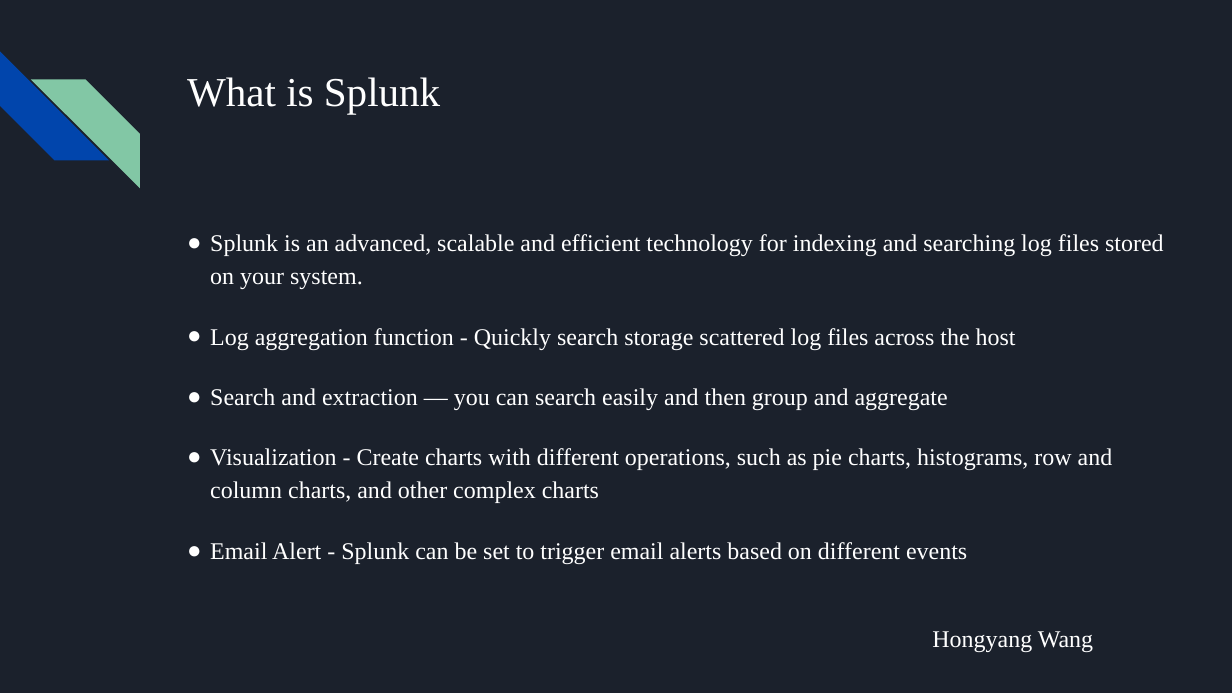
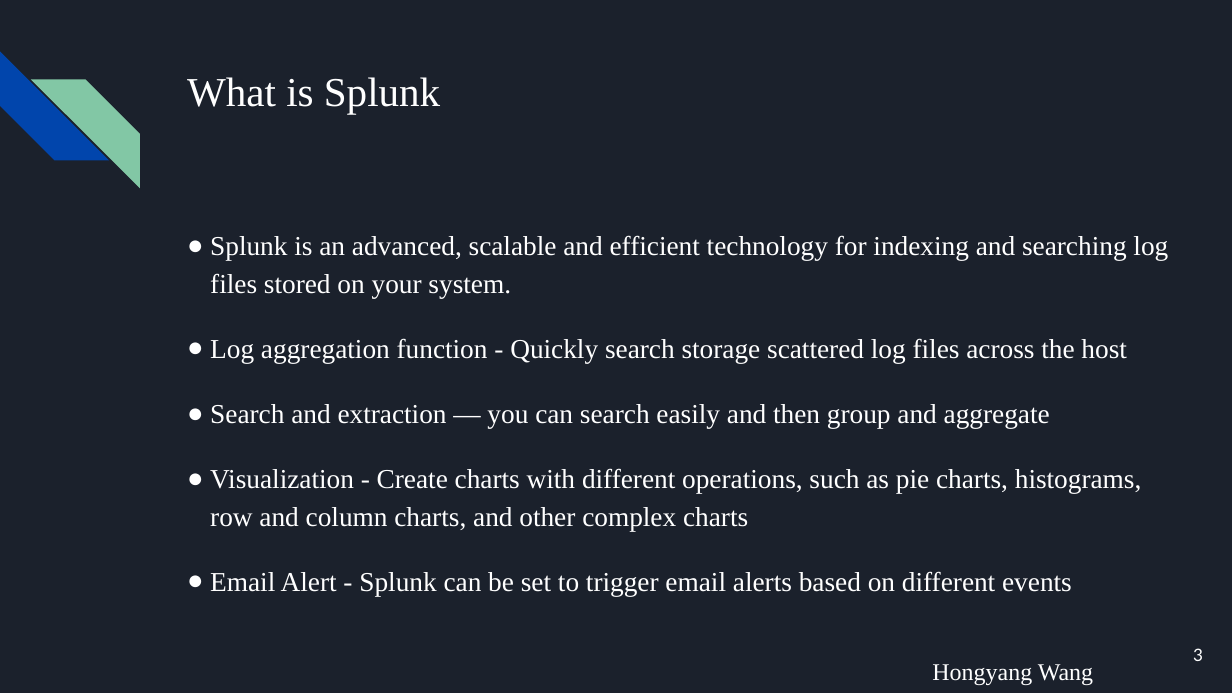
Before and after one commit to VSMDURGAPRASAD/splunk-project, a slide deck: slide 3 of docs/Splunk.pptx. Drawn at 1232x693 pixels with LibreOffice and Linux fonts; fonts in the diff are those of the drawing. Boxes give left, top, right and bottom in pixels: in the first picture for what was removed or moved away, otherwise in the second. Text is boxed around its words. In the diff, an @@ line names an element or a change of style, - is before the commit and + after.

```diff
--- a/docs/Splunk.pptx
+++ b/docs/Splunk.pptx
@@ text at (x1=210, y1=235, x2=1168, y2=596): size 14 to 16 pt @@
@@ page number added at (x1=1193, y1=648, x2=1203, y2=661), 10 pt, text #FFFFFF @@
+3
```
Also in this commit, not shown: 17 other slides changed.
